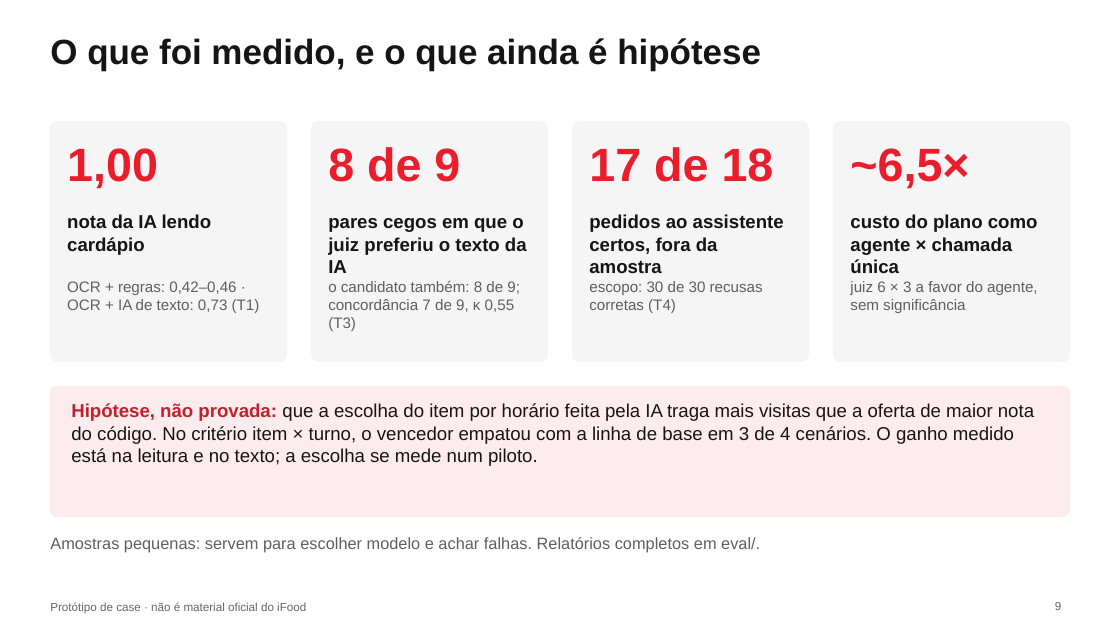
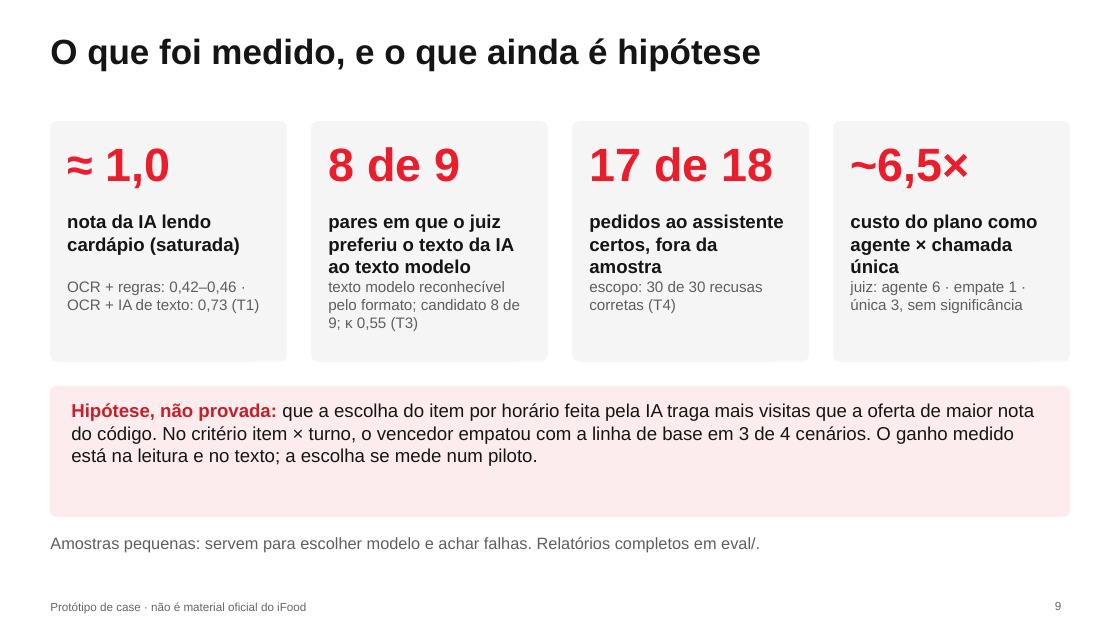
Before and after one commit to mateusferrao/comer-fora-no-salao, a slide deck: slide 9 of docs/entrega/apresentacao.pptx. Drawn at 1120x630 pixels with LibreOffice and Linux fonts; fonts in the diff are those of the drawing. Boxes give left, top, right and bottom in pixels: in the first picture for what was removed or moved away, otherwise in the second. Text is boxed around its words. In the diff, an @@ line names an element or a change of style, - is before the commit and + after.

```diff
--- a/docs/entrega/apresentacao.pptx
+++ b/docs/entrega/apresentacao.pptx
@@ text at [106, 148, 171, 189]: text changed @@
-1,00
+≈ 1,0
@@ text at [67, 214, 240, 255]: text changed @@
-nota da IA lendo cardápio
+nota da IA lendo cardápio (saturada)
@@ text at [328, 214, 515, 273]: text changed @@
-pares cegos em que o juiz preferiu o texto da IA
+pares em que o juiz preferiu o texto da IA ao texto modelo
@@ text at [328, 281, 520, 331]: text changed @@
-o candidato também: 8 de 9; concordância 7 de 9, κ 0,55 (T3)
+texto modelo reconhecível pelo formato; candidato 8 de 9; κ 0,55 (T3)
@@ text at [850, 281, 1022, 313]: text changed @@
-juiz 6 × 3 a favor do agente, sem significância
+juiz: agente 6 · empate 1 · única 3, sem significância
```
Also in this commit, not shown: 3 other slides changed, 4 other files.
